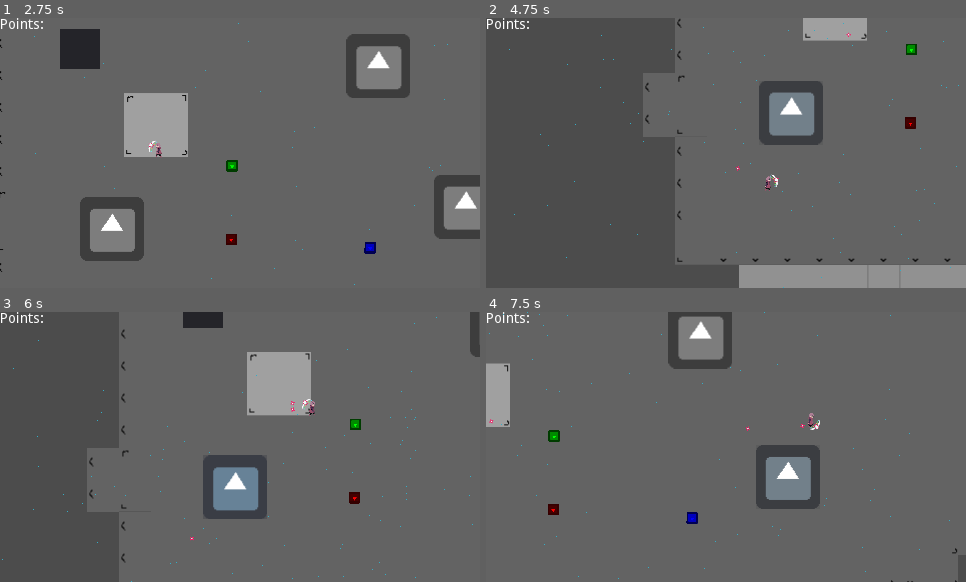
Above: before the commit, frames 1-4 (two rows, left to right).
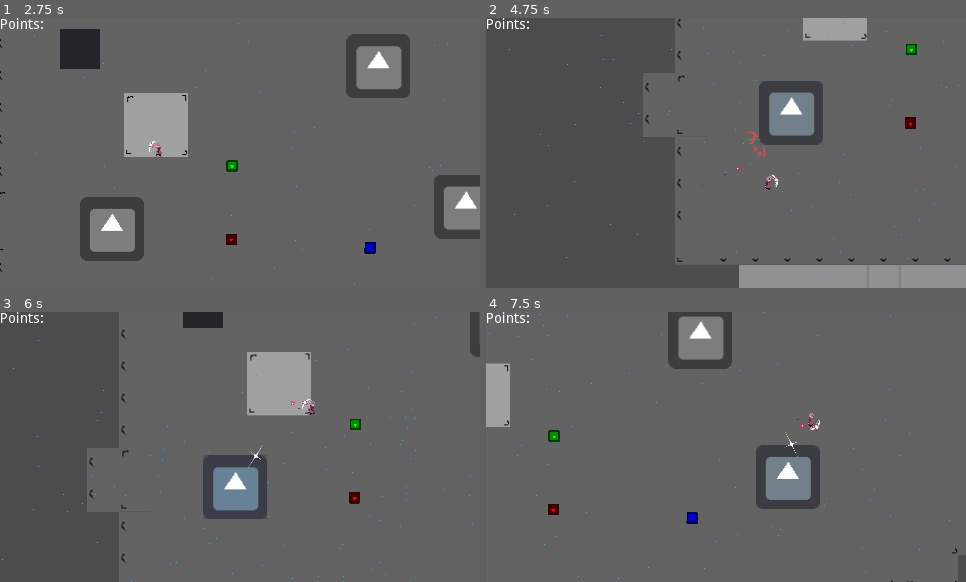
Above: after the commit, the same moments.

Repository: Struckdown/AGJ2020
Game: Godot game, scene res://Scenes/World.tscn
Two runs of this game, one before a commit and one after it. Both use one fixed random seed, a clock stepped at 60 frames per second and the inputs below. The engine's default icon, where the game draws it, is replaced by a stand-in: a white triangle on a blue panel in a dark square. Sound files missing from this copy of the repository are replaced by a short silence.
Inputs (mouse positions are in pixels of both pictures, inside the frame that each line leads up to):
- Up to frame 1 (2.75 s): tap Enter at 0.5, 2 s; move the mouse to (216, 207) at 0.52 s; press the mouse at (216, 207) at 0.53 s; hold W (up) 0.53-2.03 s; tap Space at 1.25 s; move the mouse to (384, 193) at 1.27 s; release the mouse at (384, 193) at 1.28 s; click (384, 193) at 1.35 s; move the mouse to (96, 112) at 2.02 s; press the mouse at (96, 112) at 2.03 s; hold A (left) from 2.03 s (still down)
- Up to frame 2 (4.75 s): move the mouse to (750, 153) at 2.77 s; release the mouse at (750, 153) at 2.78 s; click (750, 153) at 2.85 s; move the mouse to (654, 85) at 3.52 s; release A (left) at 3.53 s; press the mouse at (654, 85) at 3.53 s; hold S (down) 3.53-4.28 s; move the mouse to (831, 139) at 4.27 s; release the mouse at (831, 139) at 4.28 s; hold D (right) from 4.28 s (still down); click (831, 139) at 4.35 s
- Up to frame 3 (6 s): move the mouse to (144, 460) at 5.02 s; release D (right) at 5.03 s; press the mouse at (144, 460) at 5.03 s; hold W (up) 5.03-5.78 s; move the mouse to (288, 387) at 5.77 s; release the mouse at (288, 387) at 5.78 s; hold D (right) from 5.78 s (still down); click (288, 387) at 5.85 s
- Up to frame 4 (7.5 s): keep holding D (right); move the mouse to (702, 501) at 6.52 s; press the mouse at (702, 501) at 6.53 s; move the mouse to (870, 487) at 7.27 s; release the mouse at (870, 487) at 7.28 s; click (870, 487) at 7.35 s

Frame 1 is identical in both runs. In frame 2, 0.1% of the frame differs, in the area x 45-77%, y 5-63%; in frame 3, less than 0.1%; in frame 4, less than 0.1%.

Commit message:
Projectils have particles

Diff:
--- /dev/null
+++ b/src/Scenes/ColorExplosion.tscn
@@ -0,0 +1,30 @@
+[gd_scene load_steps=3 format=2]
+
+[ext_resource path="res://Art/colorSplash.png" type="Texture" id=1]
+
+[sub_resource type="Animation" id=1]
+resource_name = "explode"
+length = 0.3
+step = 0.05
+tracks/0/type = "value"
+tracks/0/path = NodePath("Sprite:frame")
+tracks/0/interp = 1
+tracks/0/loop_wrap = true
+tracks/0/imported = false
+tracks/0/enabled = true
+tracks/0/keys = {
+"times": PoolRealArray( 0, 0.05, 0.1, 0.15, 0.2, 0.25 ),
+"transitions": PoolRealArray( 1, 1, 1, 1, 1, 1 ),
+"update": 1,
+"values": [ 0, 1, 2, 3, 4, 5 ]
+}
+
+[node name="ColorExplosion" type="Node2D"]
+
+[node name="Sprite" type="Sprite" parent="."]
+texture = ExtResource( 1 )
+hframes = 6
+
+[node name="AnimationPlayer" type="AnimationPlayer" parent="."]
+autoplay = "explode"
+anims/explode = SubResource( 1 )
--- a/src/Scenes/ColorProjectile.tscn
+++ b/src/Scenes/ColorProjectile.tscn
@@ -1,7 +1,8 @@
-[gd_scene load_steps=5 format=2]
+[gd_scene load_steps=8 format=2]
 
 [ext_resource path="res://Art/flowerShot.png" type="Texture" id=1]
 [ext_resource path="res://Scripts/ColorProjectile.gd" type="Script" id=2]
+[ext_resource path="res://Art/petalTrail.png" type="Texture" id=3]
 
 [sub_resource type="CapsuleShape2D" id=1]
 radius = 2.10069
@@ -24,6 +25,23 @@
 "values": [ 0, 1, 2, 3 ]
 }
 
+[sub_resource type="CanvasItemMaterial" id=3]
+particles_animation = true
+particles_anim_h_frames = 3
+particles_anim_v_frames = 1
+particles_anim_loop = true
+
+[sub_resource type="ParticlesMaterial" id=4]
+flag_disable_z = true
+spread = 180.0
+gravity = Vector3( 0, 0, 0 )
+initial_velocity = 30.0
+initial_velocity_random = 0.2
+orbit_velocity = 0.0
+orbit_velocity_random = 0.0
+scale = 0.3
+anim_speed = 2.0
+
 [node name="ColorProjectile" type="Area2D"]
 script = ExtResource( 2 )
 
@@ -38,5 +56,15 @@
 [node name="AnimationPlayer" type="AnimationPlayer" parent="."]
 autoplay = "default"
 anims/default = SubResource( 2 )
+
+[node name="Particles2D" type="Particles2D" parent="."]
+material = SubResource( 3 )
+amount = 6
+local_coords = false
+process_material = SubResource( 4 )
+texture = ExtResource( 3 )
+
+[node name="Timer" type="Timer" parent="."]
 [connection signal="area_shape_entered" from="." to="." method="_on_ColorProjectile_area_shape_entered"]
 [connection signal="body_entered" from="." to="." method="_on_ColorProjectile_body_entered"]
+[connection signal="timeout" from="Timer" to="." method="_on_Timer_timeout"]
--- a/src/Scripts/ColorPickup.gd
+++ b/src/Scripts/ColorPickup.gd
@@ -28,10 +28,12 @@
 	if body.is_in_group("player"):
 		body.updateColor(color)
 		$Sprite.hide()
-		$Area2D/CollisionShape2D.disabled = true
+		call_deferred("disableCollision")
 		$AudioStreamPlayer2D.play()
 
 
+func disableCollision():
+	$Area2D/CollisionShape2D.disabled = true
 
 func _on_AudioStreamPlayer2D_finished():
 	queue_free()
--- a/src/Scripts/ColorProjectile.gd
+++ b/src/Scripts/ColorProjectile.gd
@@ -16,6 +16,9 @@
 		currentSpeed -= speedDecay
 	if currentSpeed<=0:
 		currentSpeed = 0
+		$Sprite.hide()
+		$Particles2D.emitting = false
+		$Timer.start()
 
 func applyCharge(chargePercentage):
 	currentSpeed = chargePercentage*speed
@@ -29,4 +32,16 @@
 func _on_ColorProjectile_area_shape_entered(_area_id, area, _area_shape, _self_shape):
 	if area.is_in_group("colorable"):
 		area.get_parent().increaseColor(color)
+		spawnExplosionAnim()
 		queue_free()
+
+func spawnExplosionAnim():
+	var explosionPath = load("res://Scenes/ColorExplosion.tscn")
+	var explosion = explosionPath.instance()
+	get_parent().add_child(explosion)
+	explosion.transform = transform
+	explosion.rotation_degrees += 90
+
+
+func _on_Timer_timeout():
+	queue_free()
--- a/src/Scripts/GlobalMusicPlayer.gd
+++ b/src/Scripts/GlobalMusicPlayer.gd
@@ -72,6 +72,6 @@
 	$SecondaryAudio.play()
 
 
-func _on_Tween_tween_completed(object, key):
+func _on_Tween_tween_completed(_object, _key):
 	if !endingSongPlaying:
 		endingSongPlaying = true
